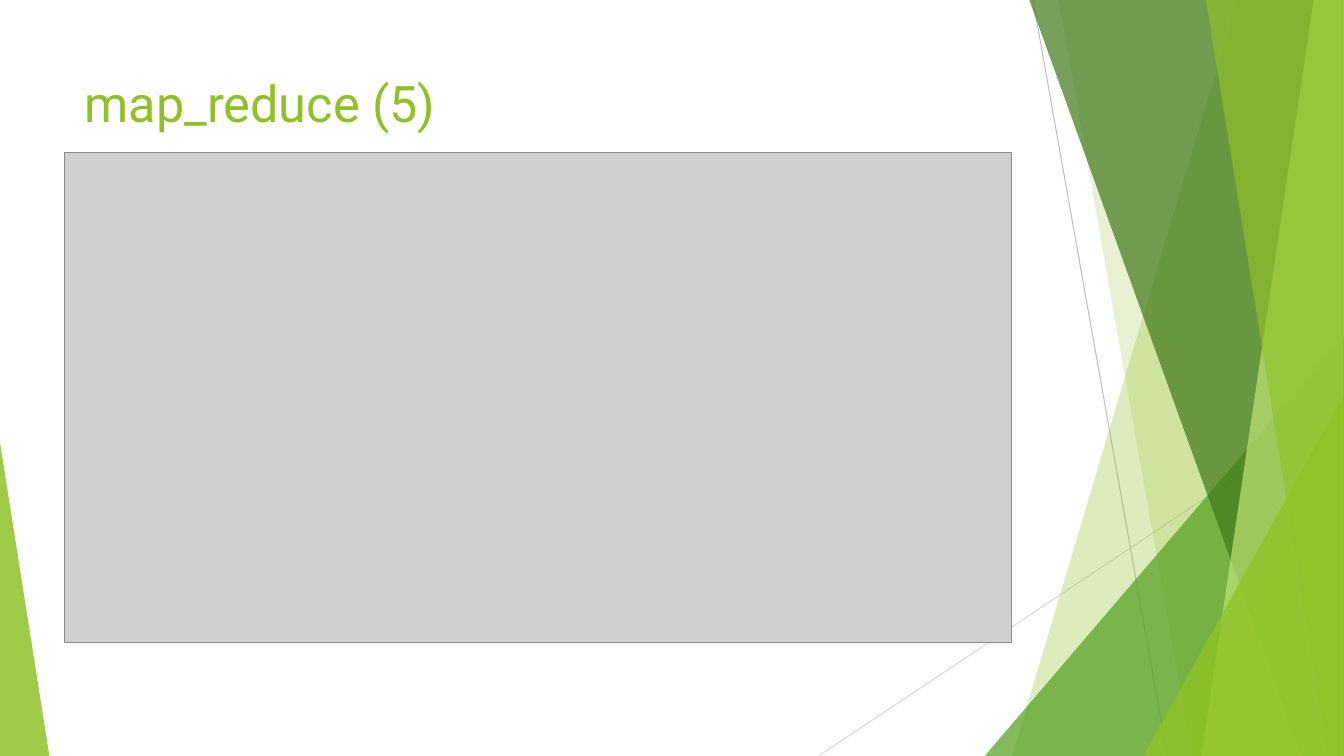
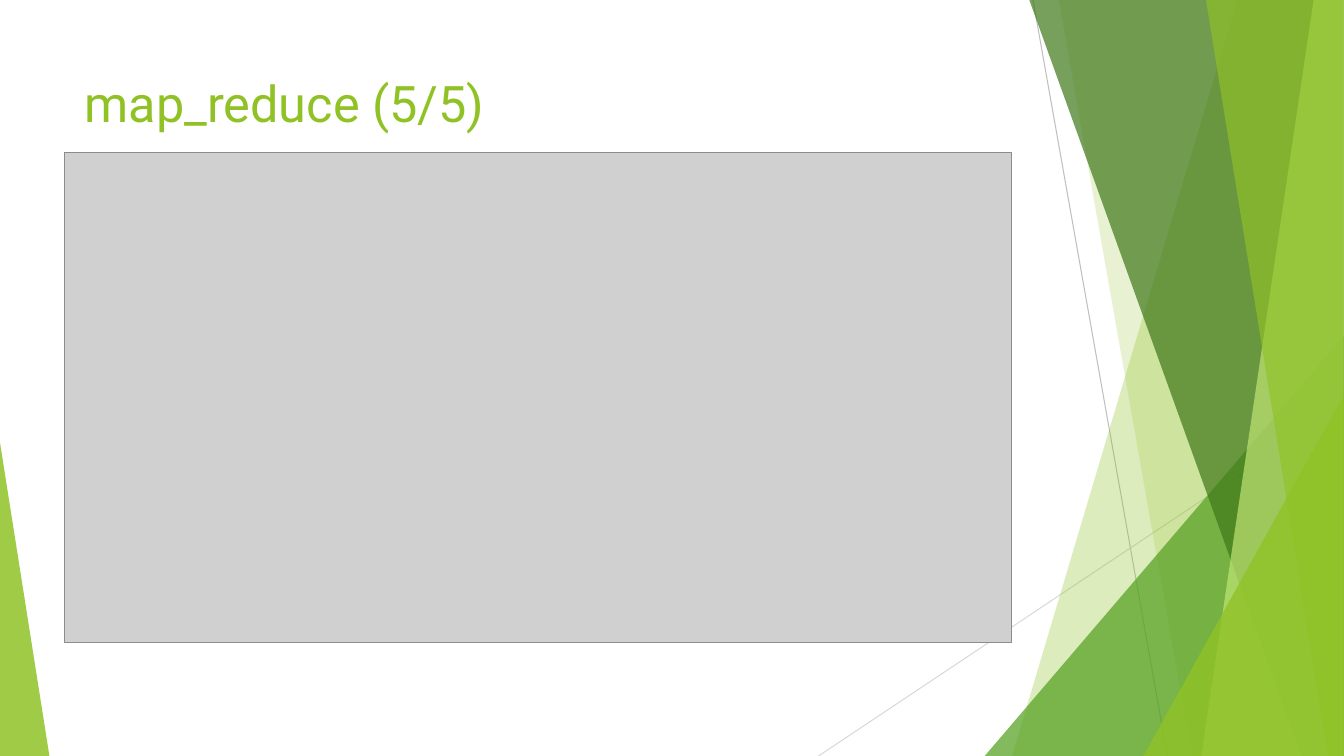
Before and after one commit to lucaMari94/mongodb-sentiment-analysis, a slide deck: slide 30 of silde/slide.pptx. Drawn at 1344x756 pixels with LibreOffice and Linux fonts; fonts in the diff are those of the drawing; grey boxes stand for pictures. Boxes give left, top, right and bottom in pixels: in the first picture for what was removed or moved away, otherwise in the second. Text is boxed around its words. In the diff, an @@ line names an element or a change of style, - is before the commit and + after.

```diff
--- a/silde/slide.pptx
+++ b/silde/slide.pptx
@@ title at (85, 82, 484, 134): text changed @@
-map_reduce (5)
+map_reduce (5/5)
```
Also in this commit, not shown: 15 other slides changed, 1 slide added, 1 other file.
